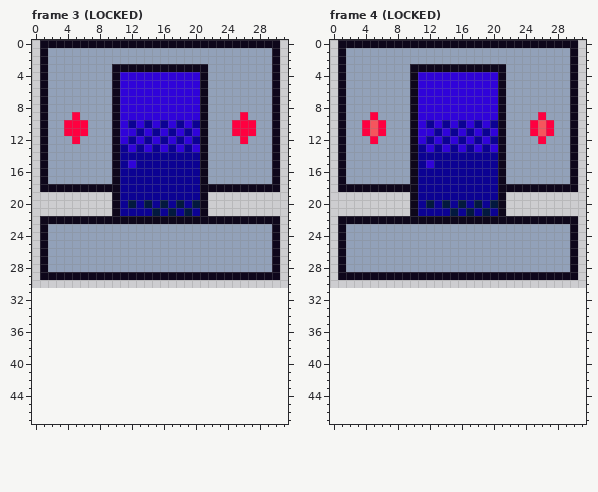
Pixel-art file -- public/assets/sprites/door_single_east-west.aseprite. This is how it looked before the edit.
32x32 pixels, 13 frames. Shown: frame 3 (LOCKED), frame 4 (LOCKED). The old version is drawn lined up with the new one, on the new canvas. The commit also changed other frames, which this record leaves out.
The same view after the edit:
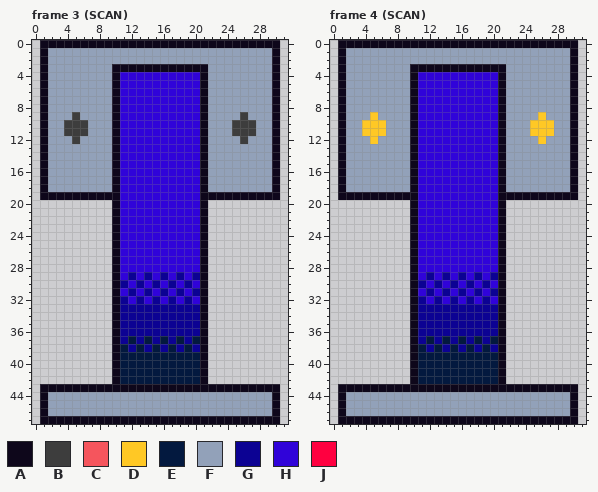
Palette (. is transparent): A #0e071b  B #3d3d3d  C #f5555d  D #ffc825  E #03193f  F #92a1b9  G #0c0293  H #3003d9  J #ff0040
The edit:
canvas 32x32 -> 32x48, the old top-left corner now at 0,-1 (the part of the old canvas that was cut away was empty and is not shown)
--- frame 3 (SCAN)
@@ x 0..31 @@
  8 .AFFFFFFFFAHHHHHHHHHHAFFFFFFFFA.
- 9 .AFFFJFFFFAHHHHHHHHHHAFFFFJFFFA.
-10 .AFFJJJFFFAHGHGHGHGHGAFFFJJJFFA.
-11 .AFFJJJFFFAHHGHGHGHGHAFFFJJJFFA.
-12 .AFFFJFFFFAHGHGHGHGHGAFFFFJFFFA.
-13 .AFFFFFFFFAGHGHGHGHGHAFFFFFFFFA.
-14 .AFFFFFFFFAGGGGGGGGGGAFFFFFFFFA.
-15 .AFFFFFFFFAGHGGGGGGGGAFFFFFFFFA.
-16 .AFFFFFFFFAGGGGGGGGGGAFFFFFFFFA.
-17 .AFFFFFFFFAGGGGGGGGGGAFFFFFFFFA.
-18 .AAAAAAAAAAGGGGGGGGGGAAAAAAAAAA.
-19 ..........AGGGGGGGGGGA..........
-20 ..........AGEGEGEGEGEA..........
-21 ..........AGGGGEGEGEGA..........
-22 .AAAAAAAAAAAAAAAAAAAAAAAAAAAAAA.
-23 .AFFFFFFFFFFFFFFFFFFFFFFFFFFFFA.
-24 .AFFFFFFFFFFFFFFFFFFFFFFFFFFFFA.
-25 .AFFFFFFFFFFFFFFFFFFFFFFFFFFFFA.
-26 .AFFFFFFFFFFFFFFFFFFFFFFFFFFFFA.
-27 .AFFFFFFFFFFFFFFFFFFFFFFFFFFFFA.
-28 .AFFFFFFFFFFFFFFFFFFFFFFFFFFFFA.
-29 .AAAAAAAAAAAAAAAAAAAAAAAAAAAAAA.
-30 ................................
-31 ................................
-32 ................................
-33 ................................
-34 ................................
-35 ................................
-36 ................................
-37 ................................
-38 ................................
-39 ................................
-40 ................................
-41 ................................
-42 ................................
-43 ................................
-44 ................................
-45 ................................
-46 ................................
-47 ................................
+ 9 .AFFFBFFFFAHHHHHHHHHHAFFFFBFFFA.
+10 .AFFBBBFFFAHHHHHHHHHHAFFFBBBFFA.
+11 .AFFBBBFFFAHHHHHHHHHHAFFFBBBFFA.
+12 .AFFFBFFFFAHHHHHHHHHHAFFFFBFFFA.
+13 .AFFFFFFFFAHHHHHHHHHHAFFFFFFFFA.
+14 .AFFFFFFFFAHHHHHHHHHHAFFFFFFFFA.
+15 .AFFFFFFFFAHHHHHHHHHHAFFFFFFFFA.
+16 .AFFFFFFFFAHHHHHHHHHHAFFFFFFFFA.
+17 .AFFFFFFFFAHHHHHHHHHHAFFFFFFFFA.
+18 .AFFFFFFFFAHHHHHHHHHHAFFFFFFFFA.
+19 .AAAAAAAAAAHHHHHHHHHHAAAAAAAAAA.
+20 ..........AHHHHHHHHHHA..........
+21 ..........AHHHHHHHHHHA..........
+22 ..........AHHHHHHHHHHA..........
+23 ..........AHHHHHHHHHHA..........
+24 ..........AHHHHHHHHHHA..........
+25 ..........AHHHHHHHHHHA..........
+26 ..........AHHHHHHHHHHA..........
+27 ..........AHHHHHHHHHHA..........
+28 ..........AHHHHHHHHHHA..........
+29 ..........AHGHGHGHGHGA..........
+30 ..........AGHGHGHGHGHA..........
+31 ..........AHGHGHGHGHGA..........
+32 ..........AGHGHGHGHGHA..........
+33 ..........AGGGGGGGGGGA..........
+34 ..........AGGGGGGGGGGA..........
+35 ..........AGGGGGGGGGGA..........
+36 ..........AGGGGGGGGGGA..........
+37 ..........AGEGEGEGEGEA..........
+38 ..........AEGEGEGEGEGA..........
+39 ..........AEEEEEEEEEEA..........
+40 ..........AEEEEEEEEEEA..........
+41 ..........AEEEEEEEEEEA..........
+42 ..........AEEEEEEEEEEA..........
+43 .AAAAAAAAAAAAAAAAAAAAAAAAAAAAAA.
+44 .AFFFFFFFFFFFFFFFFFFFFFFFFFFFFA.
+45 .AFFFFFFFFFFFFFFFFFFFFFFFFFFFFA.
+46 .AFFFFFFFFFFFFFFFFFFFFFFFFFFFFA.
+47 .AAAAAAAAAAAAAAAAAAAAAAAAAAAAAA.
--- frame 4 (SCAN)
@@ x 0..31 @@
  8 .AFFFFFFFFAHHHHHHHHHHAFFFFFFFFA.
- 9 .AFFFJFFFFAHHHHHHHHHHAFFFFJFFFA.
-10 .AFFJCJFFFAHGHGHGHGHGAFFFJCJFFA.
-11 .AFFJCJFFFAHHGHGHGHGHAFFFJCJFFA.
-12 .AFFFJFFFFAHGHGHGHGHGAFFFFJFFFA.
-13 .AFFFFFFFFAGHGHGHGHGHAFFFFFFFFA.
-14 .AFFFFFFFFAGGGGGGGGGGAFFFFFFFFA.
-15 .AFFFFFFFFAGHGGGGGGGGAFFFFFFFFA.
-16 .AFFFFFFFFAGGGGGGGGGGAFFFFFFFFA.
-17 .AFFFFFFFFAGGGGGGGGGGAFFFFFFFFA.
-18 .AAAAAAAAAAGGGGGGGGGGAAAAAAAAAA.
-19 ..........AGGGGGGGGGGA..........
-20 ..........AGEGEGEGEGEA..........
-21 ..........AGGGGEGEGEGA..........
-22 .AAAAAAAAAAAAAAAAAAAAAAAAAAAAAA.
-23 .AFFFFFFFFFFFFFFFFFFFFFFFFFFFFA.
-24 .AFFFFFFFFFFFFFFFFFFFFFFFFFFFFA.
-25 .AFFFFFFFFFFFFFFFFFFFFFFFFFFFFA.
-26 .AFFFFFFFFFFFFFFFFFFFFFFFFFFFFA.
-27 .AFFFFFFFFFFFFFFFFFFFFFFFFFFFFA.
-28 .AFFFFFFFFFFFFFFFFFFFFFFFFFFFFA.
-29 .AAAAAAAAAAAAAAAAAAAAAAAAAAAAAA.
-30 ................................
-31 ................................
-32 ................................
-33 ................................
-34 ................................
-35 ................................
-36 ................................
-37 ................................
-38 ................................
-39 ................................
-40 ................................
-41 ................................
-42 ................................
-43 ................................
-44 ................................
-45 ................................
-46 ................................
-47 ................................
+ 9 .AFFFDFFFFAHHHHHHHHHHAFFFFDFFFA.
+10 .AFFDDDFFFAHHHHHHHHHHAFFFDDDFFA.
+11 .AFFDDDFFFAHHHHHHHHHHAFFFDDDFFA.
+12 .AFFFDFFFFAHHHHHHHHHHAFFFFDFFFA.
+13 .AFFFFFFFFAHHHHHHHHHHAFFFFFFFFA.
+14 .AFFFFFFFFAHHHHHHHHHHAFFFFFFFFA.
+15 .AFFFFFFFFAHHHHHHHHHHAFFFFFFFFA.
+16 .AFFFFFFFFAHHHHHHHHHHAFFFFFFFFA.
+17 .AFFFFFFFFAHHHHHHHHHHAFFFFFFFFA.
+18 .AFFFFFFFFAHHHHHHHHHHAFFFFFFFFA.
+19 .AAAAAAAAAAHHHHHHHHHHAAAAAAAAAA.
+20 ..........AHHHHHHHHHHA..........
+21 ..........AHHHHHHHHHHA..........
+22 ..........AHHHHHHHHHHA..........
+23 ..........AHHHHHHHHHHA..........
+24 ..........AHHHHHHHHHHA..........
+25 ..........AHHHHHHHHHHA..........
+26 ..........AHHHHHHHHHHA..........
+27 ..........AHHHHHHHHHHA..........
+28 ..........AHHHHHHHHHHA..........
+29 ..........AHGHGHGHGHGA..........
+30 ..........AGHGHGHGHGHA..........
+31 ..........AHGHGHGHGHGA..........
+32 ..........AGHGHGHGHGHA..........
+33 ..........AGGGGGGGGGGA..........
+34 ..........AGGGGGGGGGGA..........
+35 ..........AGGGGGGGGGGA..........
+36 ..........AGGGGGGGGGGA..........
+37 ..........AGEGEGEGEGEA..........
+38 ..........AEGEGEGEGEGA..........
+39 ..........AEEEEEEEEEEA..........
+40 ..........AEEEEEEEEEEA..........
+41 ..........AEEEEEEEEEEA..........
+42 ..........AEEEEEEEEEEA..........
+43 .AAAAAAAAAAAAAAAAAAAAAAAAAAAAAA.
+44 .AFFFFFFFFFFFFFFFFFFFFFFFFFFFFA.
+45 .AFFFFFFFFFFFFFFFFFFFFFFFFFFFFA.
+46 .AFFFFFFFFFFFFFFFFFFFFFFFFFFFFA.
+47 .AAAAAAAAAAAAAAAAAAAAAAAAAAAAAA.
